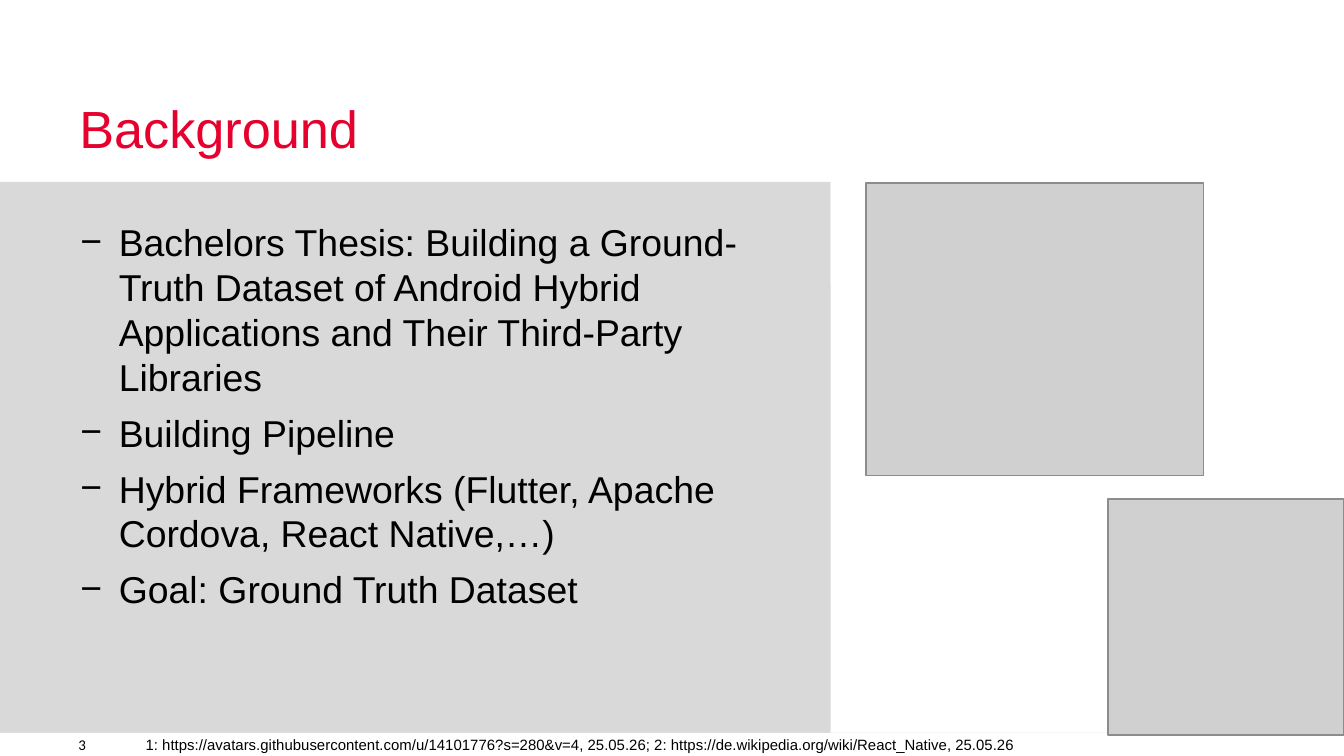
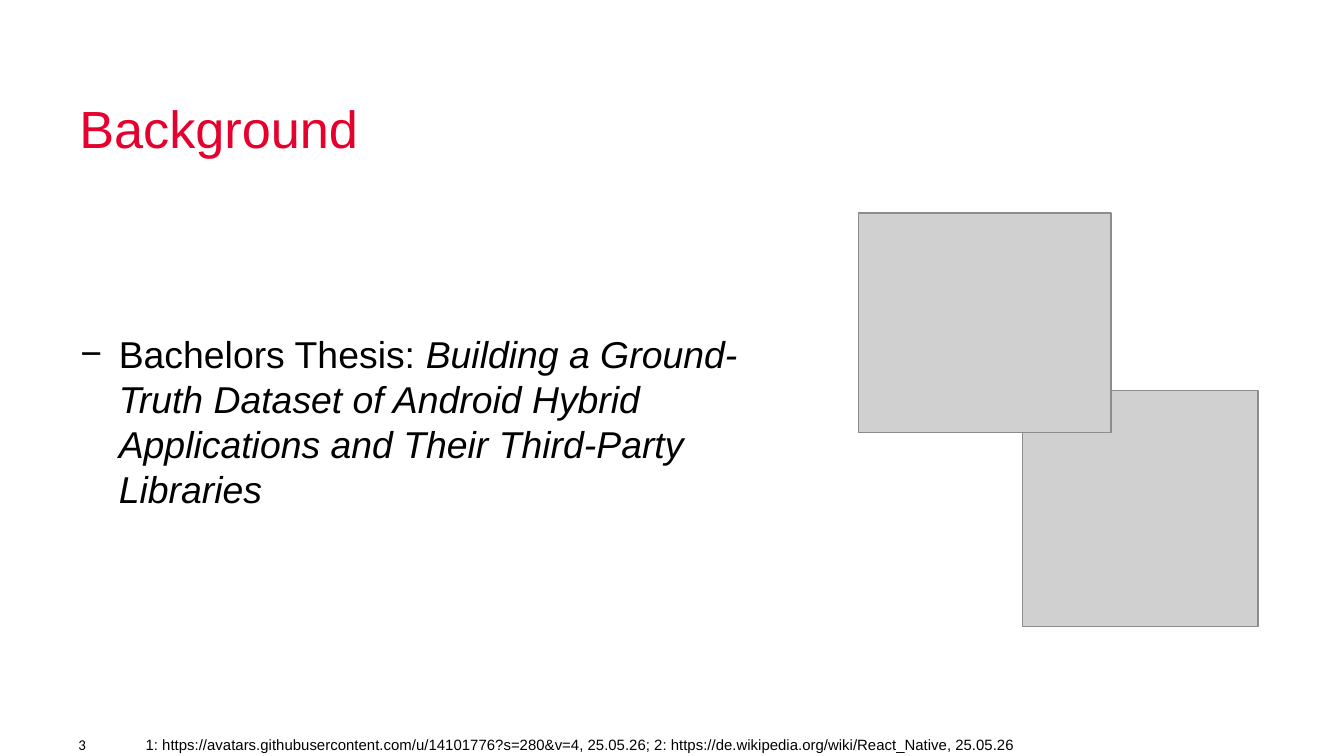
Before and after one commit to X-TPL/X-TPL, a slide deck: slide 3 of Presentations/26_05_26_Seminar.pptx. Drawn at 1344x756 pixels with LibreOffice and Linux fonts; fonts in the diff are those of the drawing; grey boxes stand for pictures; background and template pictures are left out. Boxes give left, top, right and bottom in pixels: in the first picture for what was removed or moved away, otherwise in the second. Text is boxed around its words. In the diff, an @@ line names an element or a change of style, - is before the commit and + after.

```diff
--- a/Presentations/26_05_26_Seminar.pptx
+++ b/Presentations/26_05_26_Seminar.pptx
@@ rectangle removed at [0, 181, 831, 732] @@
@@ rectangle removed at [831, 181, 1344, 732] @@
@@ text "Bachelors Thesis: Building a Ground-Truth ..." at [119, 341, 737, 504]: italic on in "Building a Ground-Truth Dataset of Android Hybrid ..." @@
@@ picture: place and size @@
-picture at [866, 183, 1203, 476]
+picture at [859, 214, 1111, 433]
@@ rectangle removed at [0, 284, 1344, 734] @@
@@ picture: place and size @@
-picture at [1109, 499, 1344, 734]
+picture at [1023, 391, 1258, 626]
@@ text at [119, 420, 715, 604]: paragraphs removed @@
-− Building Pipeline
-− Hybrid Frameworks (Flutter, Apache Cordova, React Native,…)
-− Goal: Ground Truth Dataset
```
Also in this commit, not shown: 9 other slides changed, 9 slides added, 3 slides removed.
